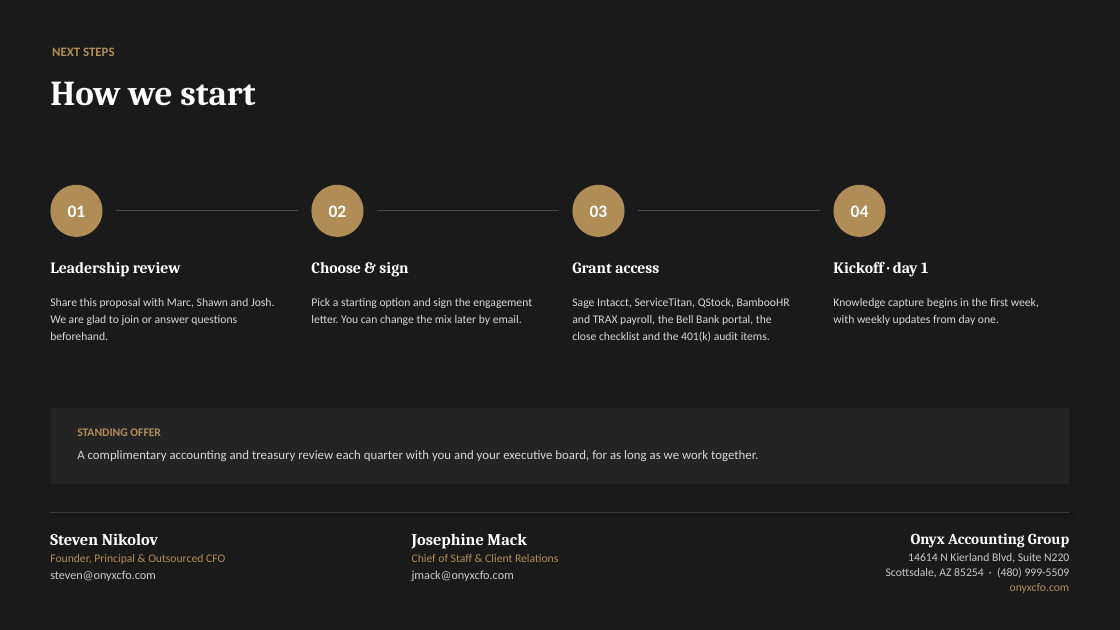
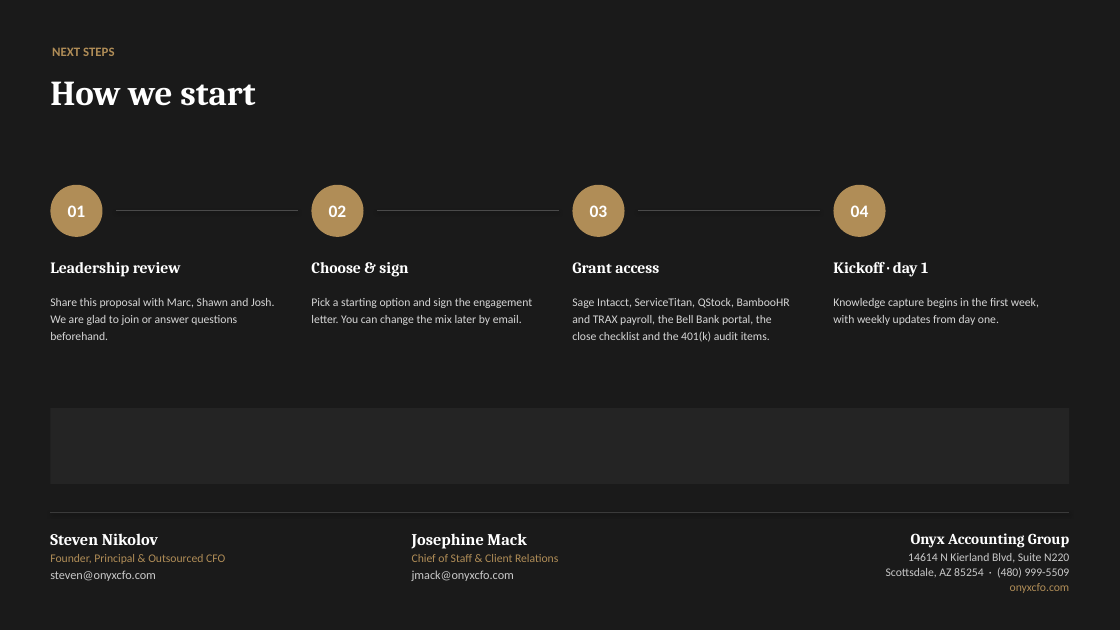
Before and after one commit to Onyxcfo/Engagement-Letter-Edits, a slide deck: slide 14 of Onyx_GeorgeBrazil_Proposal.pptx. Drawn at 1120x630 pixels with LibreOffice and Linux fonts; fonts in the diff are those of the drawing. Boxes give left, top, right and bottom in pixels: in the first picture for what was removed or moved away, otherwise in the second. Text is boxed around its words. In the diff, an @@ line names an element or a change of style, - is before the commit and + after.

```diff
--- a/Onyx_GeorgeBrazil_Proposal.pptx
+++ b/Onyx_GeorgeBrazil_Proposal.pptx
@@ text removed at [77, 428, 161, 436] @@
-STANDING OFFER
@@ text removed at [77, 450, 758, 461] @@
-A complimentary accounting and treasury review each quarter with you and your executive board, for as long as we work together.
```
